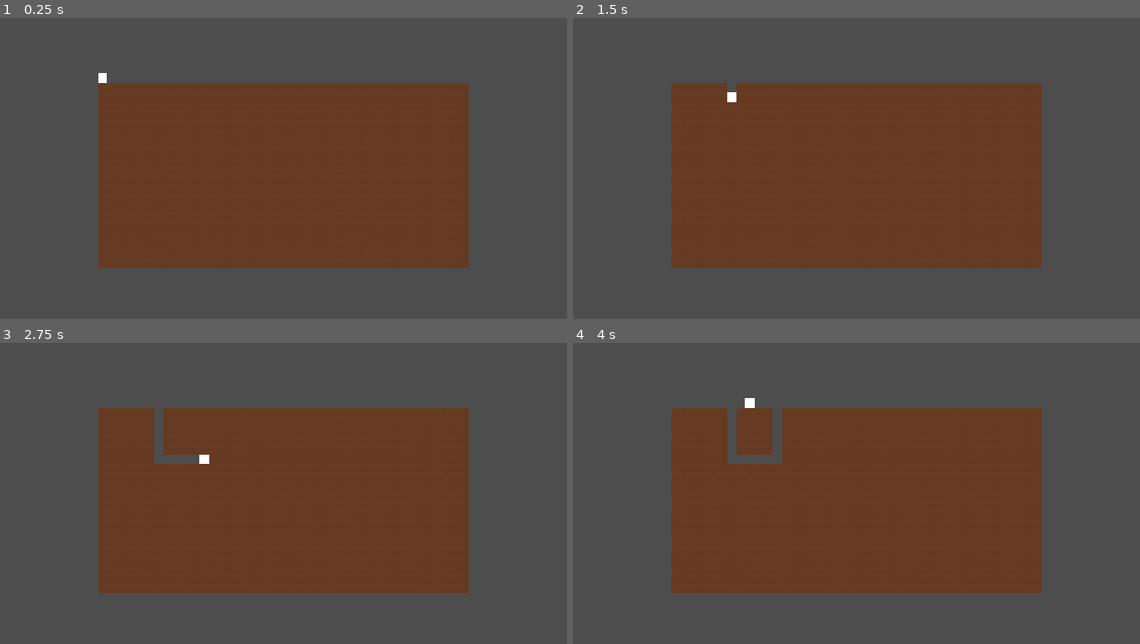
Above: before the commit, frames 1-4 (two rows, left to right).
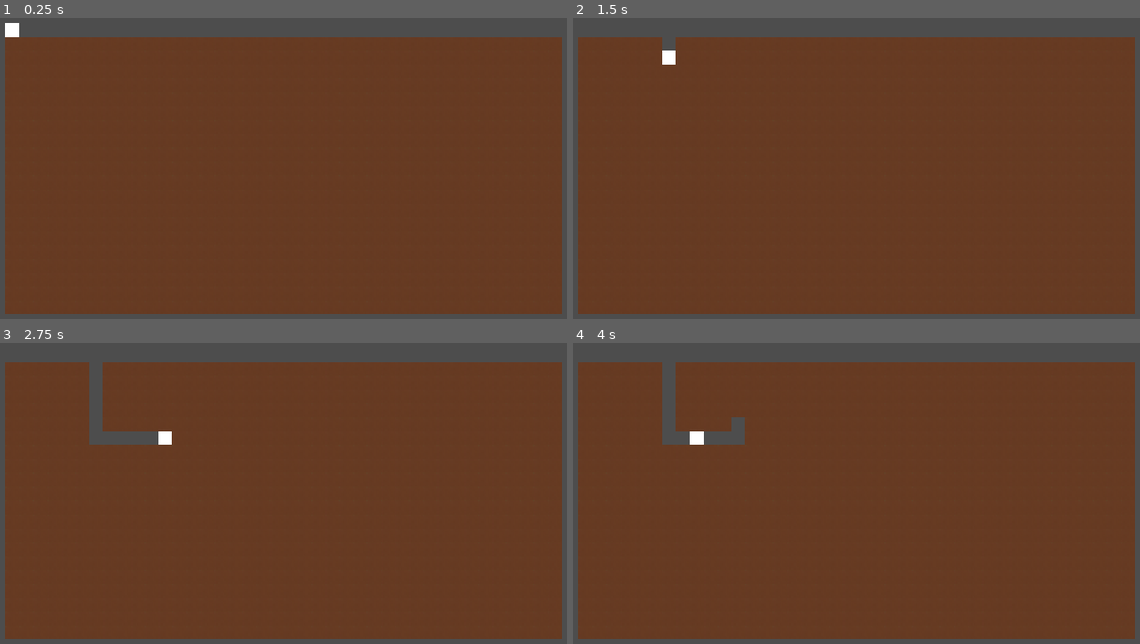
Above: after the commit, the same moments.

Repository: NxtCreator/Entrenched
Game: Godot game, scene res://scenes/main.tscn
Two runs of this game, one before a commit and one after it. Both use one fixed random seed, a clock stepped at 60 frames per second and the inputs below.
Inputs (mouse positions are in pixels of both pictures, inside the frame that each line leads up to):
- Up to frame 1 (0.25 s): no input
- Up to frame 2 (1.5 s): tap Enter at 0.5 s; move the mouse to (1003, 156) at 0.52 s; hold Right (ui_right) 0.53-1.28 s; tap Alt at 0.6 s; click (1003, 156) at 0.67 s; move the mouse to (720, 195) at 1.27 s; hold Down (ui_down) from 1.28 s (still down); tap Shift at 1.35 s
- Up to frame 3 (2.75 s): move the mouse to (351, 418) at 2.02 s; release Down (ui_down) at 2.03 s; hold Right (ui_right) from 2.03 s (still down); tap Alt at 2.1 s
- Up to frame 4 (4 s): move the mouse to (822, 574) at 2.77 s; release Right (ui_right) at 2.78 s; hold Up (ui_up) 2.78-3.53 s; tap Shift at 2.85 s; click (822, 574) at 2.92 s; move the mouse to (1054, 556) at 3.52 s; hold Left (ui_left) from 3.53 s (still down); tap Alt at 3.6 s

The runs differ from the first frame. In frame 1, 50% of the frame differs, in the area x 0-100%, y 1-99%; in frame 2, 50%; in frame 3, 51%; in frame 4, 51%, in the area x 0-100%, y 6-99%.

Commit message:
Add gravity: fall one cell per tick and ignore input while falling

Diff:
--- a/scenes/main.tscn
+++ b/scenes/main.tscn
@@ -6106,4 +6106,6 @@
 ground = NodePath("../Ground")
 
 [node name="Camera2D" type="Camera2D" parent="." unique_id=2084515810]
+texture_filter = 1
 position = Vector2(320, 160)
+zoom = Vector2(1.5, 1.5)
--- a/scripts/player.gd
+++ b/scripts/player.gd
@@ -3,6 +3,10 @@
 @export var ground: TileMapLayer
 var cooldown := 0.0
 const MOVE_DELAY := 0.12
+const FALL_DELAY := 0.06
+var fall_cooldown = 0.0
+const SAFE_FALL := 3
+var fall_count := 0
 var cell: Vector2i
 const TOP_ROW := -1
 
@@ -21,6 +25,8 @@
 func update_position() -> void:
 	position = ground.map_to_local(cell)
 
+func is_empty(c: Vector2i) -> bool:
+	return ground.get_cell_source_id(c) == -1
 
 
 func _ready() -> void:
@@ -28,11 +34,16 @@
 	update_position()
 
 
-
 func _process(delta: float) -> void:
 	cooldown -= delta
+	fall_cooldown -= delta
 	if cooldown > 0:
 		return
+	var below = cell + Vector2i.DOWN
+	if is_empty(below):
+		fall_cooldown = FALL_DELAY
+		cell += Vector2i.DOWN
+		update_position()
 	var direction = get_direction()
 	if direction != Vector2i.ZERO:
 		cooldown = MOVE_DELAY
